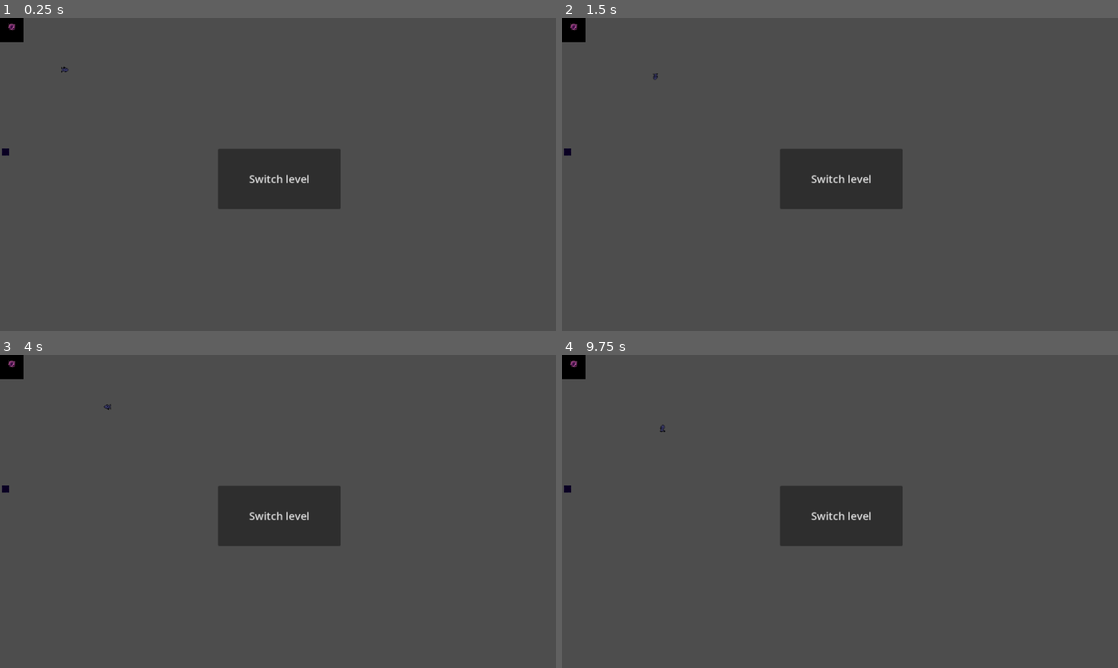
Above: before the commit, frames 1-4 (two rows, left to right).
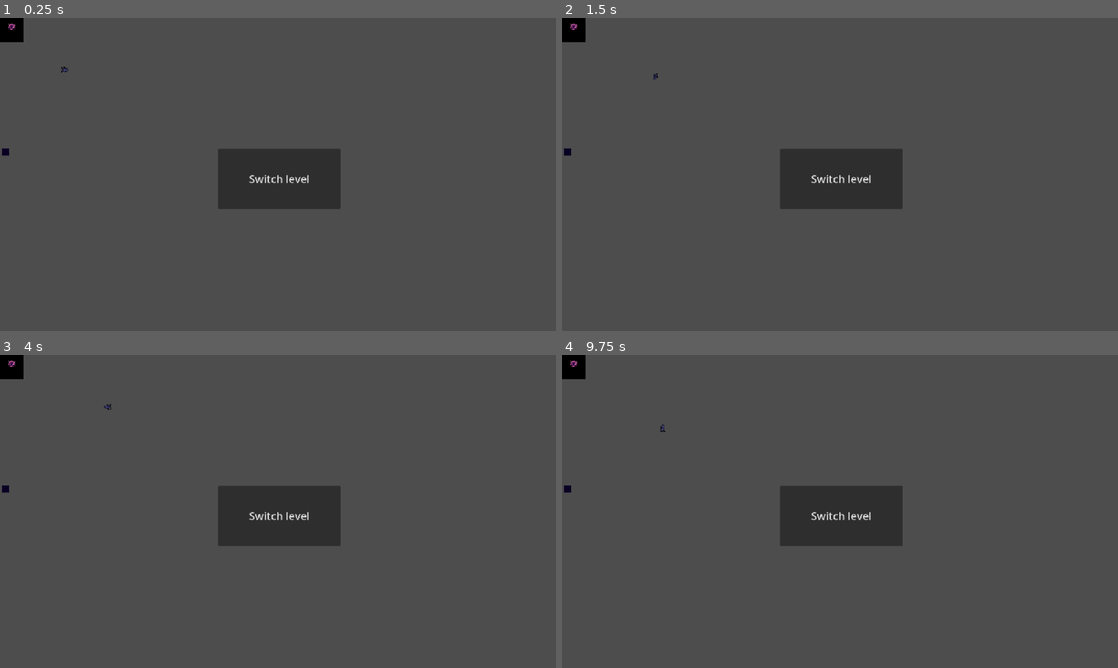
Above: after the commit, the same moments.

Repository: ABuffZucchini/gmtk_2026
Game: Godot game, scene res://Scenes/scene_switcher.tscn
The game is run twice, just before and just after one commit, with the same random seed, the same clock (stepped at 60 frames per second) and the same inputs. Video files are missing from this copy of the repository; at most half a second of black plays in their place.
Inputs:
- Up to frame 1 (0.25 s): no input
- Up to frame 2 (1.5 s): tap Enter at 0.5 s; hold Right (ui_right) 0.53-1.28 s; tap Space at 1.25 s; hold Down (ui_down) from 1.28 s (still down)
- Up to frame 3 (4 s): tap Enter at 2 s; release Down (ui_down) at 2.03 s; hold Right (ui_right) 2.03-2.78 s; tap Space at 2.75 s; hold Up (ui_up) 2.78-3.53 s; hold Left (ui_left) from 3.53 s (still down)
- Up to frame 4 (9.75 s): tap Enter at 4.25 s; tap Space at 5 s; release Left (ui_left) at 5.03 s; hold Down (ui_down) 5.03-5.78 s; hold Right (ui_right) 5.78-6.53 s; hold Up (ui_up) 6.53-7.28 s; hold Right (ui_right) 7.28-8.03 s; hold Down (ui_down) 8.03-8.78 s; hold Left (ui_left) 8.78-9.53 s; hold Up (ui_up) from 9.53 s (still down)

The runs differ from the first frame. In frame 1, less than 0.1% of the frame differs, in the area x 1-56%, y 1-53%; in frame 2, less than 0.1%; in frame 3, less than 0.1%; in frame 4, less than 0.1%.

Commit message:
Added Seamless tile map and made godot not blur pixel art

Diff:
--- /dev/null
+++ b/Scenes/tiles.tscn
@@ -0,0 +1,276 @@
+[gd_scene format=3 uid="uid://b13yyvg60vma5"]
+
+[ext_resource type="Texture2D" uid="uid://jttsrgyouth4" path="res://Assets/Sprites/Tiles/blue_coral.png" id="1_mlaw6"]
+
+[sub_resource type="TileSetAtlasSource" id="TileSetAtlasSource_3p6xg"]
+texture = ExtResource("1_mlaw6")
+0:0/0 = 0
+0:0/0/terrain_set = 0
+0:0/0/terrain = 0
+0:0/0/physics_layer_0/polygon_0/points = PackedVector2Array(-8, -8, 8, -8, 8, 8, -8, 8)
+0:0/0/terrains_peering_bit/bottom_side = 0
+1:0/0 = 0
+1:0/0/terrain_set = 0
+1:0/0/terrain = 0
+1:0/0/physics_layer_0/polygon_0/points = PackedVector2Array(-8, -8, 8, -8, 8, 8, -8, 8)
+1:0/0/terrains_peering_bit/left_side = 0
+2:0/0 = 0
+2:0/0/terrain_set = 0
+2:0/0/terrain = 0
+2:0/0/physics_layer_0/polygon_0/points = PackedVector2Array(-8, -8, 8, -8, 8, 8, -8, 8)
+2:0/0/terrains_peering_bit/top_side = 0
+3:0/0 = 0
+3:0/0/terrain_set = 0
+3:0/0/terrain = 0
+3:0/0/physics_layer_0/polygon_0/points = PackedVector2Array(-8, -8, 8, -8, 8, 8, -8, 8)
+3:0/0/terrains_peering_bit/right_side = 0
+0:1/0 = 0
+0:1/0/terrain_set = 0
+0:1/0/terrain = 0
+0:1/0/physics_layer_0/polygon_0/points = PackedVector2Array(-8, -8, 8, -8, 8, 8, -8, 8)
+0:1/0/terrains_peering_bit/bottom_side = 0
+0:1/0/terrains_peering_bit/top_side = 0
+1:1/0 = 0
+1:1/0/terrain_set = 0
+1:1/0/terrain = 0
+1:1/0/physics_layer_0/polygon_0/points = PackedVector2Array(-8, -8, 8, -8, 8, 8, -8, 8)
+1:1/0/terrains_peering_bit/right_side = 0
+1:1/0/terrains_peering_bit/bottom_right_corner = 0
+1:1/0/terrains_peering_bit/bottom_side = 0
+2:1/0 = 0
+2:1/0/terrain_set = 0
+2:1/0/terrain = 0
+2:1/0/physics_layer_0/polygon_0/points = PackedVector2Array(-8, -8, 8, -8, 8, 8, -8, 8)
+2:1/0/terrains_peering_bit/right_side = 0
+2:1/0/terrains_peering_bit/bottom_right_corner = 0
+2:1/0/terrains_peering_bit/bottom_side = 0
+2:1/0/terrains_peering_bit/bottom_left_corner = 0
+2:1/0/terrains_peering_bit/left_side = 0
+3:1/0 = 0
+3:1/0/terrain_set = 0
+3:1/0/terrain = 0
+3:1/0/physics_layer_0/polygon_0/points = PackedVector2Array(-8, -8, 8, -8, 8, 8, -8, 8)
+3:1/0/terrains_peering_bit/bottom_side = 0
+3:1/0/terrains_peering_bit/bottom_left_corner = 0
+3:1/0/terrains_peering_bit/left_side = 0
+0:2/0 = 0
+0:2/0/terrain_set = 0
+0:2/0/terrain = 0
+0:2/0/physics_layer_0/polygon_0/points = PackedVector2Array(-8, -8, 8, -8, 8, 8, -8, 8)
+0:2/0/terrains_peering_bit/right_side = 0
+0:2/0/terrains_peering_bit/left_side = 0
+1:2/0 = 0
+1:2/0/terrain_set = 0
+1:2/0/terrain = 0
+1:2/0/physics_layer_0/polygon_0/points = PackedVector2Array(-8, -8, 8, -8, 8, 8, -8, 8)
+1:2/0/terrains_peering_bit/right_side = 0
+1:2/0/terrains_peering_bit/bottom_right_corner = 0
+1:2/0/terrains_peering_bit/bottom_side = 0
+1:2/0/terrains_peering_bit/top_side = 0
+1:2/0/terrains_peering_bit/top_right_corner = 0
+2:2/0 = 0
+2:2/0/terrain_set = 0
+2:2/0/terrain = 0
+2:2/0/physics_layer_0/polygon_0/points = PackedVector2Array(-8, -8, 8, -8, 8, 8, -8, 8)
+2:2/0/terrains_peering_bit/right_side = 0
+2:2/0/terrains_peering_bit/bottom_right_corner = 0
+2:2/0/terrains_peering_bit/bottom_side = 0
+2:2/0/terrains_peering_bit/bottom_left_corner = 0
+2:2/0/terrains_peering_bit/left_side = 0
+2:2/0/terrains_peering_bit/top_left_corner = 0
+2:2/0/terrains_peering_bit/top_side = 0
+2:2/0/terrains_peering_bit/top_right_corner = 0
+3:2/0 = 0
+3:2/0/terrain_set = 0
+3:2/0/terrain = 0
+3:2/0/physics_layer_0/polygon_0/points = PackedVector2Array(-8, -8, 8, -8, 8, 8, -8, 8)
+3:2/0/terrains_peering_bit/bottom_side = 0
+3:2/0/terrains_peering_bit/bottom_left_corner = 0
+3:2/0/terrains_peering_bit/left_side = 0
+3:2/0/terrains_peering_bit/top_left_corner = 0
+3:2/0/terrains_peering_bit/top_side = 0
+0:3/0 = 0
+0:3/0/terrain_set = 0
+0:3/0/terrain = 0
+0:3/0/physics_layer_0/polygon_0/points = PackedVector2Array(-8, -8, 8, -8, 8, 8, -8, 8)
+1:3/0 = 0
+1:3/0/terrain_set = 0
+1:3/0/terrain = 0
+1:3/0/physics_layer_0/polygon_0/points = PackedVector2Array(-8, -8, 8, -8, 8, 8, -8, 8)
+1:3/0/terrains_peering_bit/right_side = 0
+1:3/0/terrains_peering_bit/top_side = 0
+1:3/0/terrains_peering_bit/top_right_corner = 0
+2:3/0 = 0
+2:3/0/terrain_set = 0
+2:3/0/terrain = 0
+2:3/0/physics_layer_0/polygon_0/points = PackedVector2Array(-8, -8, 8, -8, 8, 8, -8, 8)
+2:3/0/terrains_peering_bit/right_side = 0
+2:3/0/terrains_peering_bit/left_side = 0
+2:3/0/terrains_peering_bit/top_left_corner = 0
+2:3/0/terrains_peering_bit/top_side = 0
+2:3/0/terrains_peering_bit/top_right_corner = 0
+3:3/0 = 0
+3:3/0/terrain_set = 0
+3:3/0/terrain = 0
+3:3/0/physics_layer_0/polygon_0/points = PackedVector2Array(-8, -8, 8, -8, 8, 8, -8, 8)
+3:3/0/terrains_peering_bit/left_side = 0
+3:3/0/terrains_peering_bit/top_left_corner = 0
+3:3/0/terrains_peering_bit/top_side = 0
+4:0/0 = 0
+4:0/0/terrain_set = 0
+4:0/0/terrain = 0
+4:0/0/physics_layer_0/polygon_0/points = PackedVector2Array(-8, -8, 8, -8, 8, 8, -8, 8)
+4:0/0/terrains_peering_bit/right_side = 0
+4:0/0/terrains_peering_bit/bottom_side = 0
+4:0/0/terrains_peering_bit/left_side = 0
+4:0/0/terrains_peering_bit/top_left_corner = 0
+4:0/0/terrains_peering_bit/top_side = 0
+4:0/0/terrains_peering_bit/top_right_corner = 0
+5:0/0 = 0
+5:0/0/terrain_set = 0
+5:0/0/terrain = 0
+5:0/0/physics_layer_0/polygon_0/points = PackedVector2Array(-8, -8, 8, -8, 8, 8, -8, 8)
+5:0/0/terrains_peering_bit/right_side = 0
+5:0/0/terrains_peering_bit/bottom_right_corner = 0
+5:0/0/terrains_peering_bit/bottom_side = 0
+5:0/0/terrains_peering_bit/bottom_left_corner = 0
+5:0/0/terrains_peering_bit/left_side = 0
+5:0/0/terrains_peering_bit/top_left_corner = 0
+5:0/0/terrains_peering_bit/top_side = 0
+6:0/0 = 0
+6:0/0/terrain_set = 0
+6:0/0/terrain = 0
+6:0/0/physics_layer_0/polygon_0/points = PackedVector2Array(-8, -8, 8, -8, 8, 8, -8, 8)
+6:0/0/terrains_peering_bit/right_side = 0
+6:0/0/terrains_peering_bit/bottom_side = 0
+6:0/0/terrains_peering_bit/left_side = 0
+6:0/0/terrains_peering_bit/top_left_corner = 0
+6:0/0/terrains_peering_bit/top_side = 0
+7:0/0 = 0
+7:0/0/terrain_set = 0
+7:0/0/terrain = 0
+7:0/0/physics_layer_0/polygon_0/points = PackedVector2Array(-8, -8, 8, -8, 8, 8, -8, 8)
+7:0/0/terrains_peering_bit/right_side = 0
+7:0/0/terrains_peering_bit/bottom_side = 0
+7:0/0/terrains_peering_bit/bottom_left_corner = 0
+7:0/0/terrains_peering_bit/left_side = 0
+7:0/0/terrains_peering_bit/top_side = 0
+7:0/0/terrains_peering_bit/top_right_corner = 0
+7:1/0 = 0
+7:1/0/terrain_set = 0
+7:1/0/terrain = 0
+7:1/0/physics_layer_0/polygon_0/points = PackedVector2Array(-8, -8, 8, -8, 8, 8, -8, 8)
+7:1/0/terrains_peering_bit/right_side = 0
+7:1/0/terrains_peering_bit/bottom_right_corner = 0
+7:1/0/terrains_peering_bit/bottom_side = 0
+7:1/0/terrains_peering_bit/left_side = 0
+7:1/0/terrains_peering_bit/top_left_corner = 0
+7:1/0/terrains_peering_bit/top_side = 0
+6:1/0 = 0
+6:1/0/terrain_set = 0
+6:1/0/terrain = 0
+6:1/0/physics_layer_0/polygon_0/points = PackedVector2Array(-8, -8, 8, -8, 8, 8, -8, 8)
+6:1/0/terrains_peering_bit/right_side = 0
+6:1/0/terrains_peering_bit/bottom_side = 0
+6:1/0/terrains_peering_bit/bottom_left_corner = 0
+6:1/0/terrains_peering_bit/left_side = 0
+6:1/0/terrains_peering_bit/top_side = 0
+5:1/0 = 0
+5:1/0/terrain_set = 0
+5:1/0/terrain = 0
+5:1/0/physics_layer_0/polygon_0/points = PackedVector2Array(-8, -8, 8, -8, 8, 8, -8, 8)
+5:1/0/terrains_peering_bit/right_side = 0
+5:1/0/terrains_peering_bit/bottom_right_corner = 0
+5:1/0/terrains_peering_bit/bottom_side = 0
+5:1/0/terrains_peering_bit/bottom_left_corner = 0
+5:1/0/terrains_peering_bit/left_side = 0
+5:1/0/terrains_peering_bit/top_side = 0
+5:1/0/terrains_peering_bit/top_right_corner = 0
+4:1/0 = 0
+4:1/0/terrain_set = 0
+4:1/0/terrain = 0
+4:1/0/physics_layer_0/polygon_0/points = PackedVector2Array(-8, -8, 8, -8, 8, 8, -8, 8)
+4:1/0/terrains_peering_bit/right_side = 0
+4:1/0/terrains_peering_bit/bottom_right_corner = 0
+4:1/0/terrains_peering_bit/bottom_side = 0
+4:1/0/terrains_peering_bit/bottom_left_corner = 0
+4:1/0/terrains_peering_bit/left_side = 0
+4:1/0/terrains_peering_bit/top_side = 0
+4:2/0 = 0
+4:2/0/terrain_set = 0
+4:2/0/terrain = 0
+4:2/0/physics_layer_0/polygon_0/points = PackedVector2Array(-8, -8, 8, -8, 8, 8, -8, 8)
+4:2/0/terrains_peering_bit/right_side = 0
+4:2/0/terrains_peering_bit/bottom_right_corner = 0
+4:2/0/terrains_peering_bit/bottom_side = 0
+4:2/0/terrains_peering_bit/left_side = 0
+4:2/0/terrains_peering_bit/top_side = 0
+4:2/0/terrains_peering_bit/top_right_corner = 0
+4:3/0 = 0
+4:3/0/terrain_set = 0
+4:3/0/terrain = 0
+4:3/0/physics_layer_0/polygon_0/points = PackedVector2Array(-8, -8, 8, -8, 8, 8, -8, 8)
+4:3/0/terrains_peering_bit/right_side = 0
+4:3/0/terrains_peering_bit/bottom_side = 0
+4:3/0/terrains_peering_bit/bottom_left_corner = 0
+4:3/0/terrains_peering_bit/left_side = 0
+4:3/0/terrains_peering_bit/top_left_corner = 0
+4:3/0/terrains_peering_bit/top_side = 0
+5:3/0 = 0
+5:3/0/terrain_set = 0
+5:3/0/terrain = 0
+5:3/0/physics_layer_0/polygon_0/points = PackedVector2Array(-8, -8, 8, -8, 8, 8, -8, 8)
+5:3/0/terrains_peering_bit/right_side = 0
+5:3/0/terrains_peering_bit/bottom_side = 0
+5:3/0/terrains_peering_bit/bottom_left_corner = 0
+5:3/0/terrains_peering_bit/left_side = 0
+5:3/0/terrains_peering_bit/top_left_corner = 0
+5:3/0/terrains_peering_bit/top_side = 0
+5:3/0/terrains_peering_bit/top_right_corner = 0
+6:3/0 = 0
+6:3/0/terrain_set = 0
+6:3/0/terrain = 0
+6:3/0/physics_layer_0/polygon_0/points = PackedVector2Array(-8, -8, 8, -8, 8, 8, -8, 8)
+6:3/0/terrains_peering_bit/right_side = 0
+6:3/0/terrains_peering_bit/bottom_side = 0
+6:3/0/terrains_peering_bit/left_side = 0
+6:3/0/terrains_peering_bit/top_left_corner = 0
+6:3/0/terrains_peering_bit/top_side = 0
+6:2/0 = 0
+6:2/0/terrain_set = 0
+6:2/0/terrain = 0
+6:2/0/physics_layer_0/polygon_0/points = PackedVector2Array(-8, -8, 8, -8, 8, 8, -8, 8)
+6:2/0/terrains_peering_bit/right_side = 0
+6:2/0/terrains_peering_bit/bottom_right_corner = 0
+6:2/0/terrains_peering_bit/bottom_side = 0
+6:2/0/terrains_peering_bit/left_side = 0
+6:2/0/terrains_peering_bit/top_side = 0
+5:2/0 = 0
+5:2/0/terrain_set = 0
+5:2/0/terrain = 0
+5:2/0/physics_layer_0/polygon_0/points = PackedVector2Array(-8, -8, 8, -8, 8, 8, -8, 8)
+5:2/0/terrains_peering_bit/right_side = 0
+5:2/0/terrains_peering_bit/bottom_right_corner = 0
+5:2/0/terrains_peering_bit/bottom_side = 0
+5:2/0/terrains_peering_bit/left_side = 0
+5:2/0/terrains_peering_bit/top_left_corner = 0
+5:2/0/terrains_peering_bit/top_side = 0
+5:2/0/terrains_peering_bit/top_right_corner = 0
+7:2/0 = 0
+7:2/0/terrain_set = 0
+7:2/0/terrain = 0
+7:2/0/physics_layer_0/polygon_0/points = PackedVector2Array(-8, -8, 8, -8, 8, 8, -8, 8)
+7:2/0/terrains_peering_bit/right_side = 0
+7:2/0/terrains_peering_bit/bottom_side = 0
+7:2/0/terrains_peering_bit/left_side = 0
+7:2/0/terrains_peering_bit/top_side = 0
+
+[sub_resource type="TileSet" id="TileSet_35ju6"]
+physics_layer_0/collision_layer = 1
+terrain_set_0/mode = 0
+terrain_set_0/terrain_0/name = "Terrain 0"
+terrain_set_0/terrain_0/color = Color(0.71674746, 0.61867034, 0.94249874, 1)
+sources/1 = SubResource("TileSetAtlasSource_3p6xg")
+
+[node name="CoralTiles" type="TileMapLayer" unique_id=1083934853]
+tile_set = SubResource("TileSet_35ju6")
--- a/project.godot
+++ b/project.godot
@@ -30,4 +30,5 @@
 
 [rendering]
 
+textures/canvas_textures/default_texture_filter=0
 rendering_device/driver.windows="d3d12"
Binary file changed: Assets/Sprites/Tiles/blue_coral.png
